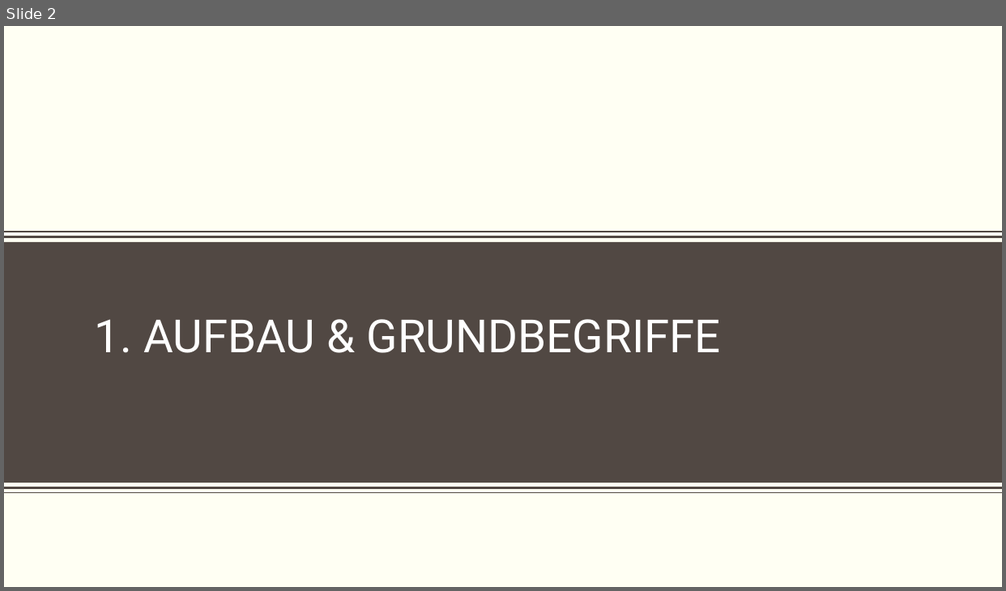
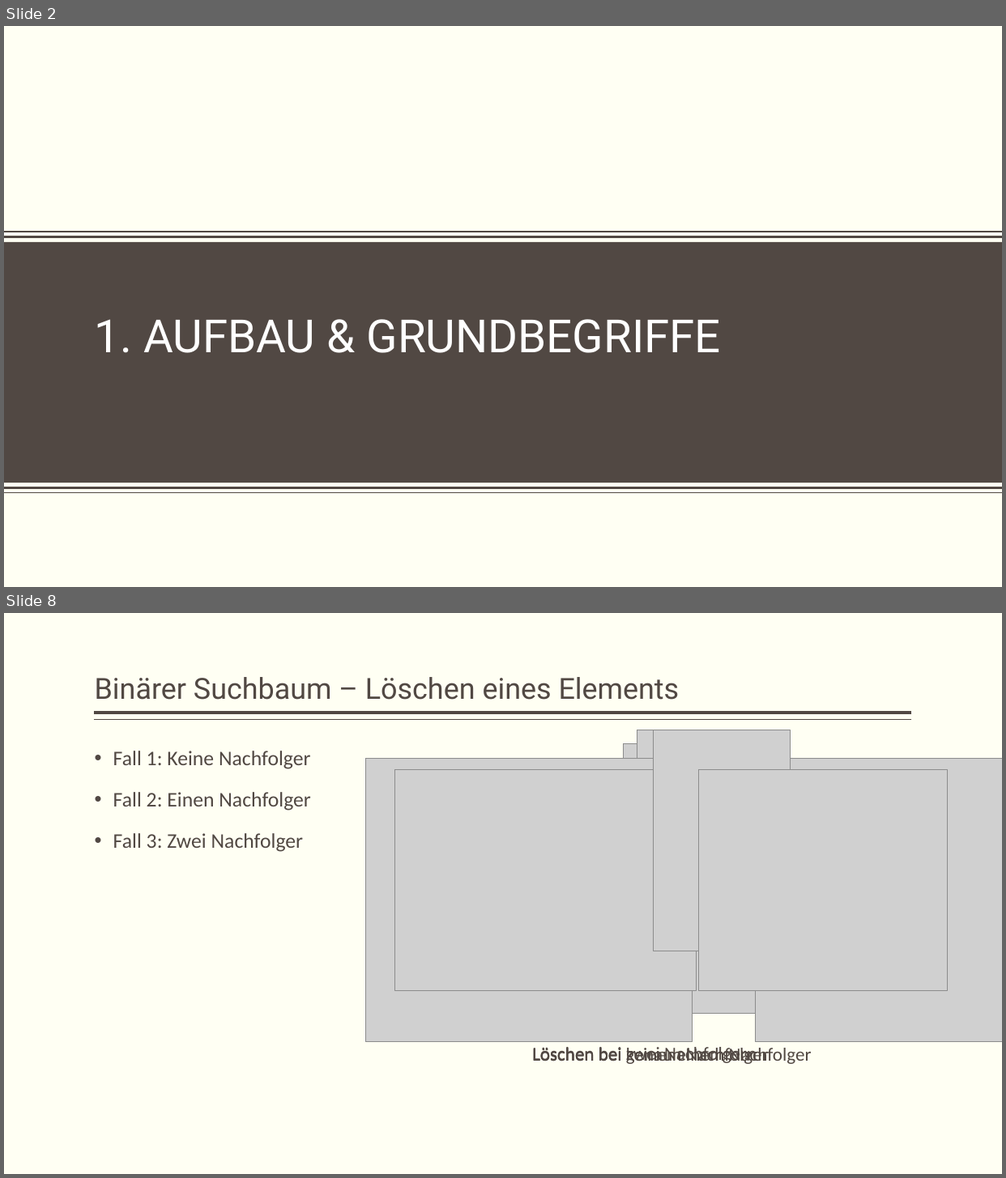
Before and after one commit to Bennet303/BinarySearchTree, a slide deck: Präsentation/BinäreSuchbäume.pptx. Shown one above the other, each under a label of ours: slide 2 before the commit, slides 2 and 8 after it; the slides between them are not shown. The pictures are 1006x591 and 1006x1178 pixels, drawn with LibreOffice and Linux fonts; fonts in the diff are those of the drawing; grey boxes stand for pictures; background and template pictures are left out. Boxes give left, top, right and bottom in pixels: in the first picture for what was removed or moved away, otherwise in the second. Text is boxed around its words. In the diff, an @@ line names an element or a change of style, - is before the commit and + after.

```diff
--- a/Präsentation/BinäreSuchbäume.pptx
+++ b/Präsentation/BinäreSuchbäume.pptx
@@ slide 8 added at (4,613,1002,1174), background #FFFFF3 @@
@@ title added at (95,677,680,700), 28 pt, text #514843 @@
+Binärer Suchbaum – Löschen eines Elements
@@ line added from (912, 713) to (95, 713), #514843 3 pt @@
@@ line added from (912, 720) to (95, 720), #514843 1 pt @@
@@ picture added at (637,730,778,1014) @@
@@ picture added at (653,730,790,952) @@
@@ text added at (113,751,311,852), 20 pt, text #514843 @@
+• Fall 1: Keine Nachfolger
+• Fall 2: Einen Nachfolger
+• Fall 3: Zwei Nachfolger
@@ picture added at (365,758,692,1042) @@
@@ picture added at (623,744,746,943) @@
@@ picture added at (756,758,1002,1042) @@
@@ picture added at (394,770,697,991) @@
@@ picture added at (699,770,948,991) @@
@@ picture added at (708,791,1002,996) @@
@@ text added at (532,1047,769,1064), 18 pt, text #514843 @@
+Löschen bei genau einem Nachfolger
@@ text added at (626,1047,812,1064), 18 pt, text #514843 @@
+Löschen bei keinem Nachfolger
@@ text added at (626,1047,756,1064), 18 pt, text #514843 @@
+Löschen bei zwei Nachfolgern
```
Also in this commit, not shown: 2 slides changed, 8 other slides added.
